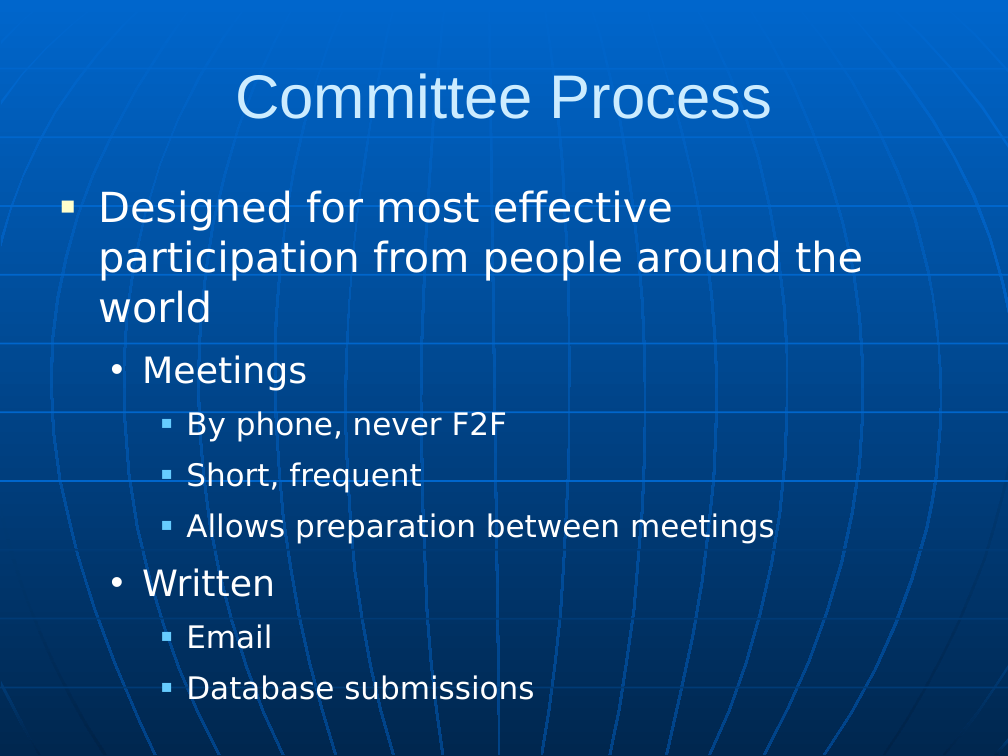
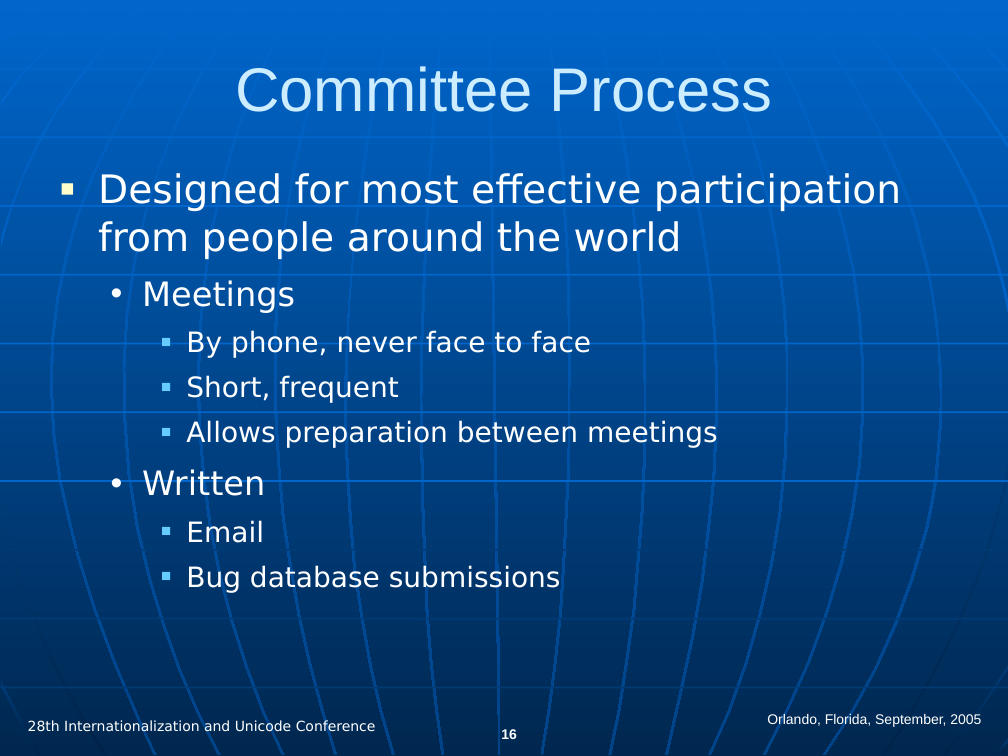
Before and after one commit to unicode-org/cldr, a slide deck: slide 16 of docs/presentations/cldr_overview.ppt (slide 13 before the commit). Drawn at 1008x756 pixels with LibreOffice and Linux fonts; fonts in the diff are those of the drawing. Boxes give left, top, right and bottom in pixels: in the first picture for what was removed or moved away, otherwise in the second. Text is boxed around its words. In the diff, an @@ line names an element or a change of style, - is before the commit and + after.

```diff
--- a/docs/presentations/cldr_overview.ppt
+++ b/docs/presentations/cldr_overview.ppt
@@ title "Committee Process" moved from (x1=235, y1=73, x2=772, y2=119) to (x1=235, y1=66, x2=772, y2=112) @@
@@ text "Designed for most effective participation ..." moved from (x1=98, y1=190, x2=863, y2=654) to (x1=98, y1=173, x2=901, y2=593) @@
@@ text at (x1=98, y1=173, x2=901, y2=546): size 29.6 to 28 pt in "Designed for most effective participation from people ..."; size 25.9 to 24 pt in "Meetings", "Written"; size 22.2 to 20 pt in "Short, frequent", "Allows preparation between meetings", "Email"; less space between paragraphs @@
@@ text at (x1=186, y1=330, x2=591, y2=358): text changed; size 22.2 to 20 pt @@
-    ■ By phone, never F2F
+    ■ By phone, never face to face
@@ text at (x1=186, y1=564, x2=561, y2=593): text changed; size 22.2 to 20 pt @@
-    ■ Database submissions
+    ■ Bug database submissions
@@ text added at (x1=28, y1=719, x2=376, y2=734), 10 pt, text #FFFFFF @@
+28th Internationalization and Unicode Conference
@@ text added at (x1=767, y1=713, x2=981, y2=728), 10 pt, text #FFFFFF @@
+Orlando, Florida, September, 2005
@@ page number added at (x1=501, y1=729, x2=517, y2=739), 10 pt, text #FFFFFF, bold @@
+16
```
Also in this commit, not shown: 14 other slides changed, 16 slides added, 5 slides removed.
